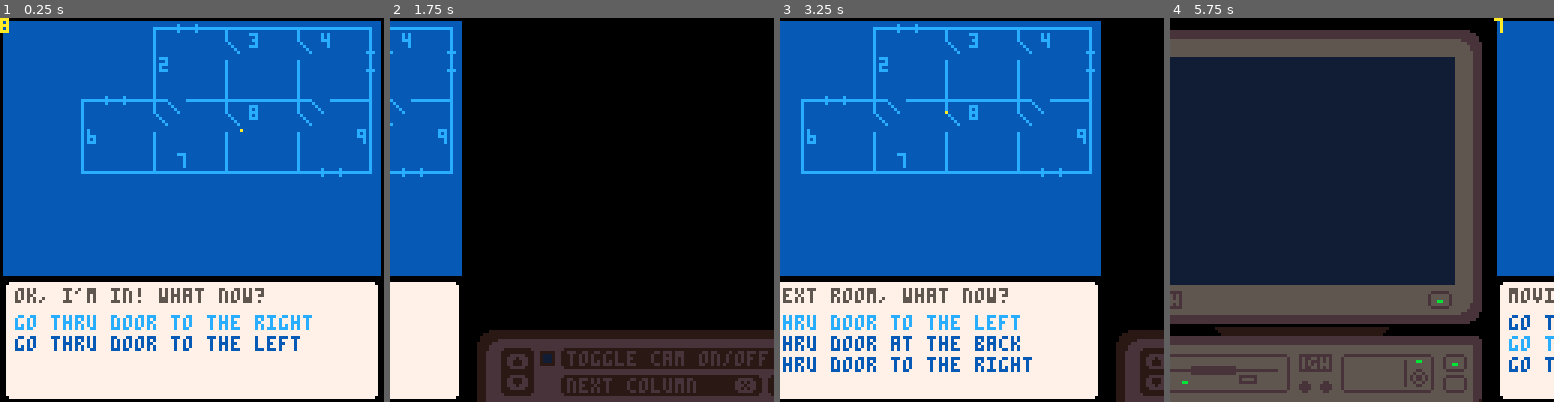
Above: before the commit, frames 1-4 (left to right).
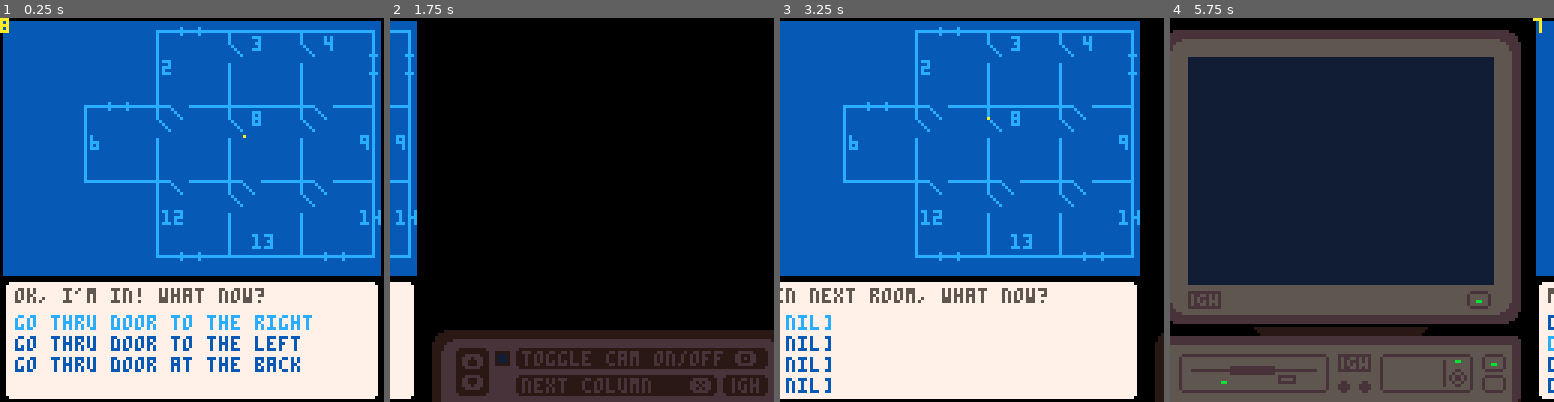
Above: after the commit, the same moments.

Repository: ironchestgames/pico-8-carts
Game: PICO-8 cartridge hackheist.p8
Same seed, same stepped clock (60 frames per second), same inputs: the game is played once before the commit and once after it.
Inputs:
- Up to frame 1 (0.25 s): no input
- Up to frame 2 (1.75 s): tap O (Z key) at 0.7, 1.7 s; hold Right from 1.6 s (still down)
- Up to frame 3 (3.25 s): release Right at 2.1 s; tap O (Z key) at 2.1, 2.5, 2.9 s; hold Up 2.15-2.42 s; hold Right 2.47-3.03 s; hold Left from 3.08 s (still down)
- Up to frame 4 (5.75 s): tap O (Z key) every 0.4 s from 3.3 to 5.7 s; release Left at 3.58 s; hold Down 3.63-3.97 s; hold Right 4.02-4.68 s; hold Up 4.73-5.03 s; hold Left 5.08-5.68 s; hold Down from 5.73 s (still down)

The runs differ from the first frame. In frame 1, 8.5% of the frame differs, in the area x 3-100%, y 1-93%; in frame 2, 17%; in frame 3, 23%; in frame 4, 25%, in the area x 0-100%, y 0-100%.

Commit message:
hackheist - refactors

Diff:
--- a/hackheist.p8
+++ b/hackheist.p8
@@ -31,7 +31,7 @@
  {
   x=0,y=0,
   w=24,h=48,
-  walls={
+  objs={
    { -- west
     {},
     {},
@@ -53,7 +53,7 @@
  {
   x=24,y=0,
   w=24,h=24,
-  walls={
+  objs={
    { -- west
     { typ='door', leadsto=1, relative='at the back', xoff=0, yoff=6 },
     {},
@@ -75,7 +75,7 @@
  {
   x=24,y=24,
   w=24,h=24,
-  walls={
+  objs={
    { -- west
     { typ='computer', loot={ 'cute cat pictures', worth=5 }, xoff=2, yoff=3 },
     {},
@@ -101,6 +101,7 @@
 
 partner={
  room=1,
+ lastroom=1,
  xoff=5,
  yoff=10,
  c=0,
@@ -113,24 +114,24 @@
 function _init()
  rooms={}
 
+ -- west - 1,2
+ -- north - 3,4
+ -- east - 5,6
+ -- south - 7,8
+
  local _rooms={}
  for _i=0,14 do
   _rooms[_i]={
    id=_i,
    x=(_i%5)*24,
-   y=flr(_i/5)*24,
+   y=flr(_i/5)*25,
    w=24,
-   h=24,
-   walls={
-    {{},{}}, -- west
-    {{},{}}, -- north
-    {{},{}}, -- east
-    {{},{}}, -- south
-   }
+   h=25,
+   objs={{},{},{},{},{},{},{},{},},
   }
  end
 
- local _stepcount=12
+ local _stepcount=20
  local _x=flrrnd(5)
  local _y=flrrnd(3)
 
@@ -139,6 +140,7 @@
  local _dirs={-1,1}
  local _i=1
  while _i <= _stepcount do
+  ::continue::
   local _nextx=_x
   local _nexty=_y
   if rnd() > .5 then
@@ -147,22 +149,38 @@
    _nextx+=_dirs[flrrnd(2)+1]
   end
 
-  if _nextx < 5 and _nextx >= 0 and _nexty < 2 and _nexty >= 0 then
-   local _curroom=_rooms[_x+_y*5]
-   local _nextroom=_rooms[_nextx+_nexty*5]
-
+  local _curroom=_rooms[_x+_y*5]
+  local _nextroom=_rooms[_nextx+_nexty*5]
+  local _doorcount=0
+  local _doorcountnext=0
+
+  for _j=1,8 do
+   if _curroom.objs[_j].typ == 'door' then
+    _doorcount+=1
+   end
+   if _nextroom and _nextroom.objs[_j].typ == 'door' then
+    _doorcountnext+=1
+   end
+
+   if _doorcount > 3 or _doorcountnext > 3 then
+    _i+=1
+    goto continue
+   end
+  end
+
+  if _nextx < 5 and _nextx >= 0 and _nexty < 3 and _nexty >= 0 then
    if _nexty - _y == 1 then -- down
-    _curroom.walls[4][1]={ typ='door', leadsto=_nextroom.id, relative='', xoff=4, yoff=24 }
-    _nextroom.walls[2][1]={ typ='door', leadsto=_curroom.id, relative='', xoff=4, yoff=0 }
+    _curroom.objs[7]={ typ='door', leadsto=_nextroom.id, xoff=4, yoff=25 }
+    _nextroom.objs[3]={ typ='door', leadsto=_curroom.id, xoff=4, yoff=0 }
    elseif _nexty - _y == -1 then -- up
-    _curroom.walls[2][1]={ typ='door', leadsto=_nextroom.id, relative='', xoff=4, yoff=0 }
-    _nextroom.walls[4][1]={ typ='door', leadsto=_curroom.id, relative='', xoff=4, yoff=24 }
-   elseif _nextx - _x == 1 then -- left
-    _curroom.walls[3][1]={ typ='door', leadsto=_nextroom.id, relative='', xoff=24, yoff=4 }
-    _nextroom.walls[1][1]={ typ='door', leadsto=_curroom.id, relative='', xoff=0, yoff=4 }
-   elseif _nextx - _x == -1 then -- right
-    _curroom.walls[1][1]={ typ='door', leadsto=_nextroom.id, relative='', xoff=0, yoff=4 }
-    _nextroom.walls[3][1]={ typ='door', leadsto=_curroom.id, relative='', xoff=24, yoff=4 }
+    _curroom.objs[3]={ typ='door', leadsto=_nextroom.id, xoff=4, yoff=0 }
+    _nextroom.objs[7]={ typ='door', leadsto=_curroom.id, xoff=4, yoff=25 }
+   elseif _nextx - _x == 1 then -- right
+    _curroom.objs[5]={ typ='door', leadsto=_nextroom.id, xoff=24, yoff=4 }
+    _nextroom.objs[1]={ typ='door', leadsto=_curroom.id, xoff=0, yoff=4 }
+   elseif _nextx - _x == -1 then -- left
+    _curroom.objs[1]={ typ='door', leadsto=_nextroom.id, xoff=0, yoff=4 }
+    _nextroom.objs[5]={ typ='door', leadsto=_curroom.id, xoff=24, yoff=4 }
    end
 
    _x=_nextx
@@ -172,55 +190,69 @@
  end
 
  -- put camera on doorless wall
- local _pos={
-  {x=2,y=10}, -- west
-  {x=8,y=2}, -- north
-  {x=20,y=10}, -- east
-  {x=8,y=18}, -- south
- }
  local _camrelstrs={
-  { -- west
+  [1]={ -- west
+   nil, -- west
    nil, -- west
    'go thru door to the left', -- north
+   'go thru door to the left', -- north
+   'go thru door at the back', -- east
    'go thru door at the back', -- east
    'go thru door to the right', -- south
+   'go thru door to the right', -- south
   },
-  { -- north
+  [3]={ -- north
+   'go thru door to the right', -- west
    'go thru door to the right', -- west
    nil, -- north
+   nil, -- north
+   'go thru door to the left', -- east
    'go thru door to the left', -- east
    'go thru door at the back', -- south
+   'go thru door at the back', -- south
   },
-  { -- east
+  [5]={ -- east
+   'go thru door at the back', -- west
    'go thru door at the back', -- west
    'go thru door to the right', -- north
+   'go thru door to the right', -- north
+   nil, -- east
    nil, -- east
    'go thru door to the left', -- south
+   'go thru door to the left', -- south
   },
-  { -- south
+  [7]={ -- south
+   'go thru door to the left', -- west
    'go thru door to the left', -- west
    'go thru door at the back', -- north
+   'go thru door at the back', -- north
    'go thru door to the right', -- east
+   'go thru door to the right', -- east
+   nil, -- south
    nil, -- south
   },
  }
 
+ local _pos={
+  [1]={x=2,y=10}, -- west
+  [3]={x=8,y=2}, -- north
+  [5]={x=20,y=10}, -- east
+  [7]={x=8,y=18}, -- south
+ }
+
+ local _dirs={1,3,5,7}
+
  for _i=0,14 do
-  _room=_rooms[_i]
-  for _j=1,4 do
-   local _wall=_room.walls[_j]
-   if not (_wall[1].typ == 'door' or _wall[2].typ == 'door') then
-    _wall[1]={ typ='camera', id=_room.id, xoff=_pos[_j].x, yoff=_pos[_j].y }
-
-    -- add relative string to doors
-    for _k=1,4 do
-     local _otherwall=_room.walls[_k]
-     if _wall != _otherwall then
-      for _item in all(_otherwall) do
-       if _item.typ == 'door' then
-        _item.str=_camrelstrs[_j][_k]
-       end
-      end
+  local _room=_rooms[_i]
+  for _dir in all(_dirs) do
+   if _room.objs[_dir].typ != 'door' then
+    _room.objs[_dir]={ typ='camera', id=_room.id, xoff=_pos[_dir].x, yoff=_pos[_dir].y }
+
+    -- add string to doors
+    for _k=1,8 do
+     local _obj=_room.objs[_k]
+     if _obj.typ == 'door' then
+      _obj.str=_camrelstrs[_dir][_k]
      end
     end
 
@@ -232,10 +264,10 @@
 
  -- add only rooms w doors
  for _i=0,14 do
-  _room=_rooms[_i]
+  local _room=_rooms[_i]
   local _hasdoor
-  for _wall in all(_room.walls) do
-   if _wall[1].typ == 'door' or _wall[2].typ == 'door' then
+  for _obj in all(_room.objs) do
+   if _obj.typ == 'door' then
     _hasdoor=true
     break
    end
@@ -246,22 +278,20 @@
   end
  end
 
+ -- add windows
  local _min1window
  for _i=0,14 do
   local _room=rooms[_i]
   if _room and (rnd() > .5 or not _min1window) then
-   if (_i == 6 or _i == 11 or rooms[_i-1] == nil) and _room.walls[1][1].typ != 'camera' then -- west
-    _room.walls[1][1]={ typ='window', xoff=-1, yoff=8 }
-    _min1window=true
-   elseif (_i <= 5 or rooms[_i-5] == nil) and _room.walls[2][1].typ != 'camera' then  -- north
-    _room.walls[2][1]={ typ='window', xoff=8, yoff=-1 }
-    _min1window=true
-   elseif (_i == 5 or _i == 10 or rooms[_i+1] == nil) and _room.walls[3][1].typ != 'camera' then -- east
-    _room.walls[3][1]={ typ='window', xoff=23, yoff=8 }
-    _min1window=true
-   elseif (_i > 5 or rooms[_i+5] == nil) and _room.walls[4][1].typ != 'camera' then -- south
-    _room.walls[4][1]={ typ='window', xoff=8, yoff=23 }
-    _min1window=true
+   if _i == 5 or _i == 10 or rooms[_i-1] == nil and _room.objs[1].typ != 'camera' then -- west
+    _room.objs[1]={ typ='window', xoff=-1, yoff=8 }
+   elseif (_i == 4 or _i == 9 or rooms[_i+1] == nil) and _room.objs[5].typ != 'camera' then -- east
+    _room.objs[5]={ typ='window', xoff=23, yoff=8 }
+   elseif (_i <= 5 or rooms[_i-5] == nil) and _room.objs[3].typ != 'camera' then  -- north
+    _room.objs[3]={ typ='window', xoff=8, yoff=-1 }
+   elseif (_i >= 10 or rooms[_i+5] == nil) and _room.objs[7].typ != 'camera' then -- south
+    _room.objs[7]={ typ='window', xoff=8, yoff=24 }
+   --  _min1window=true
    end
   end
  end
@@ -292,60 +322,58 @@
  menus[0]={}
  local _escapeadded,_hideadded
  local _curroom=rooms[partner.room]
- for _wall in all(_curroom.walls) do
-  for _item in all(_wall) do
-   if _item.typ == 'window' and not _escapeadded then
+ for _obj in all(_curroom.objs) do
+  if _obj.typ == 'window' and not _escapeadded then
+   add(menus[0],{
+    str='escape thru window',
+    f=function()
+     partner.obj=_obj
+     partner.state='escaping'
+     partner.c=120
+     partner.ismoving=true
+     msgstr='moving...'
+    end,
+   })
+   _escapeadded=true
+
+  elseif _obj.typ == 'door' then
+   add(menus[0],{
+    str=_obj.str,
+    f=function()
+     partner.obj=_obj
+     partner.state='roomchanging'
+     partner.c=60
+     partner.ismoving=true
+     msgstr='moving...'
+    end,
+   })
+
+  elseif _obj.typ == 'computer' then
+
+   if _obj.loot and partner.state != 'hacking' then
     add(menus[0],{
-     str='escape thru window',
+     str='hack computer',
      f=function()
-      partner.item=_item
-      partner.state='escaping'
+      partner.obj=_obj
+      partner.state='hacking'
+      partner.c=240
+      partner.ismoving=true
+      msgstr='moving...'
+     end,
+    })
+   end
+
+   if _hideadded == nil and partner.state != 'prehiding' then
+    add(menus[0],{
+     str='hide!',
+     f=function()
+      partner.obj=_obj
+      partner.state='prehiding'
       partner.c=120
       partner.ismoving=true
       msgstr='moving...'
      end,
     })
-    _escapeadded=true
-
-   elseif _item.typ == 'door' then
-    add(menus[0],{
-     str=_item.str,
-     f=function()
-      partner.item=_item
-      partner.state='roomchanging'
-      partner.c=60
-      partner.ismoving=true
-      msgstr='moving...'
-     end,
-    })
-
-   elseif _item.typ == 'computer' then
-
-    if _item.loot and partner.state != 'hacking' then
-     add(menus[0],{
-      str='hack computer',
-      f=function()
-       partner.item=_item
-       partner.state='hacking'
-       partner.c=240
-       partner.ismoving=true
-       msgstr='moving...'
-      end,
-     })
-    end
-
-    if _hideadded == nil and partner.state != 'prehiding' then
-     add(menus[0],{
-      str='hide!',
-      f=function()
-       partner.item=_item
-       partner.state='prehiding'
-       partner.c=120
-       partner.ismoving=true
-       msgstr='moving...'
-      end,
-     })
-    end
    end
   end
  end
@@ -364,7 +392,7 @@
   menus[0]={{
    str='hide!',
    f=function()
-    partner.item=_item
+    partner.obj=_obj
     partner.state='prehiding'
     partner.c=120
    end,
@@ -402,15 +430,17 @@
 
  -- update camera
  local _camendx=screensel*128
- camerax+=(_camendx-camerax)/6
+ if abs(_camendx-camerax) > 0 then
+  camerax+=(_camendx-camerax)/4
+ end
  camera(camerax,0)
 
  -- update partner
  if partner.ismoving then
-  local _a=atan2(partner.item.xoff-partner.xoff,partner.item.yoff-partner.yoff)
+  local _a=atan2(partner.obj.xoff-partner.xoff,partner.obj.yoff-partner.yoff)
   partner.xoff+=cos(_a)*0.1
   partner.yoff+=sin(_a)*0.1
-  if dist(partner.xoff,partner.yoff,partner.item.xoff,partner.item.yoff) < 2 then
+  if dist(partner.xoff,partner.yoff,partner.obj.xoff,partner.obj.yoff) < 2 then
    partner.ismoving=nil
   end
 
@@ -432,16 +462,14 @@
   if partner.c <= 0 then
 
    if partner.state == 'roomchanging' then
-    local _oldroom=partner.room
-    partner.room=partner.item.leadsto
+    partner.lastroom=partner.room
+    partner.room=partner.obj.leadsto
     local _curroom=rooms[partner.room]
-    for _wall in all(_curroom.walls) do
-     for _item in all(_wall) do
-      if _item.leadsto == _oldroom then
-       partner.item=nil
-       partner.xoff=_item.xoff
-       partner.yoff=_item.yoff
-      end
+    for _obj in all(_curroom.objs) do
+     if _obj.leadsto == partner.lastroom then
+      partner.obj=nil
+      partner.xoff=_obj.xoff
+      partner.yoff=_obj.yoff
      end
     end
 
@@ -449,8 +477,8 @@
     msgstr='in next room, what now?'
 
    elseif partner.state == 'hacking' then
-    add(partner.loot,partner.item.loot)
-    partner.item.loot=nil
+    add(partner.loot,partner.obj.loot)
+    partner.obj.loot=nil
 
     msgstr='got the goods!'
     partner.state='idling'
@@ -502,8 +530,8 @@
  for _i=0,14 do
   local _room=rooms[_i]
   if _room then
-   local _x=3+_room.x
-   local _y=3+_room.y
+   local _x=4+_room.x
+   local _y=4+_room.y
    local _x2=_x+_room.w
    local _y2=_y+_room.h
 
@@ -514,62 +542,32 @@
  for _i=0,14 do
   local _room=rooms[_i]
   if _room then
-   local _x=3+_room.x
-   local _y=3+_room.y
-
-   for _i=1,4 do
-    local _wall=_room.walls[_i]
-    local _horiz=_i%2 == 0
-    -- local _offsetfactor=_i > 2 and 1 or 0
-
-    for _item in all(_wall) do
-     if _item.worth then
-      print('?',_x+_item.xoff,_y+_item.yoff,7)
-
-     elseif _item.typ == 'camera' then
-      print(_item.id,_x+_item.xoff,_y+_item.yoff,12)
-
-     elseif _item.typ == 'window' then
-      if _horiz then
-       sspr(0,0,7,3,_x+_item.xoff,_y+_item.yoff)
-      else
-       sspr(7,0,3,7,_x+_item.xoff,_y+_item.yoff)
-      end
-
-     elseif _item.typ == 'door' then
-      if _horiz then
-       sspr(15,0,7,5,_x+_item.xoff,_y+_item.yoff)
-      else
-       sspr(10,0,5,7,_x+_item.xoff,_y+_item.yoff)
-      end
+   local _x=4+_room.x
+   local _y=4+_room.y
+
+   for _j=1,8 do
+    local _obj=_room.objs[_j]
+    local _horiz=-flr(-(_j/2))%2 == 0
+
+    if _obj.worth then
+     print('?',_x+_obj.xoff,_y+_obj.yoff,7)
+
+    elseif _obj.typ == 'camera' then
+     print(_obj.id,_x+_obj.xoff,_y+_obj.yoff,12)
+
+    elseif _obj.typ == 'window' then
+     if _horiz then
+      sspr(0,0,7,3,_x+_obj.xoff,_y+_obj.yoff)
+     else
+      sspr(7,0,3,7,_x+_obj.xoff,_y+_obj.yoff)
      end
 
-     -- for _j=1,2 do
-     -- local _item=_wall[_j]
-     -- local _itemx=_room.w/5+(_room.w/5)*(_j-1)*2
-     -- local _itemy=_room.h/5+(_room.h/5)*(_j-1)*2
-
-     -- if _item.typ == 'camera' then
-     --  if _horiz then
-     --   print(_item.id,_x+2+(_j-1)*(_room.w-6),_y+2+_offsetfactor*(_room.h-8),12)
-     --  else
-     --   print(_item.id,_x+2+_offsetfactor*(_room.w-6),_y+2+(_j-1)*(_room.h-8),12)
-     --  end
-
-     -- elseif _item.typ == 'window' then
-     --  if _horiz then
-     --   sspr(0,0,7,3,_x+_itemx,_y-1+(_offsetfactor*_room.h))
-     --  else
-     --   sspr(7,0,3,7,_x-1+(_offsetfactor*_room.w),_y+_itemy)
-     --  end
-
-     -- elseif _item.typ == 'door' then
-     --  if _horiz then
-     --   sspr(15,0,7,5,_x+_itemx,_y+(_offsetfactor*_room.h))
-     --  else
-     --   sspr(10,0,5,7,_x+(_offsetfactor*_room.w),_y+_itemy)
-     --  end
-     -- end
+    elseif _obj.typ == 'door' then
+     if _horiz then
+      sspr(15,0,7,5,_x+_obj.xoff,_y+_obj.yoff)
+     else
+      sspr(10,0,5,7,_x+_obj.xoff,_y+_obj.yoff)
+     end
     end
    end
   end
@@ -577,7 +575,7 @@
 
  -- debug draw partner in blueprint
  print(partner.room,0,0,10)
- pset(3+rooms[partner.room].x+partner.xoff,3+rooms[partner.room].y+partner.yoff,10)
+ pset(4+rooms[partner.room].x+partner.xoff,4+rooms[partner.room].y+partner.yoff,10)
 
  -- draw menus[0]
  rectfill(2,88,125,126,7)
@@ -608,12 +606,12 @@
 end
 
 __gfx__
-ceeeeeccccceeeecffffffee7e000000000000000000000000000000000000000000000000000000000000000000000000000000000000000000000000000000
-cccccccecefceeeeceeeeee777000000000000000000000000000000000000000000000000000000000000000000000000000000000000000000000000000000
-ceeeeececefeceeeeceeeee77e000000000000000000000000000000000000000000000000000000000000000000000000000000000000000000000000000000
-0000000ecefeeceeeeceeeee77000000000000000000000000000000000000000000000000000000000000000000000000000000000000000000000000000000
-0000000ecefeeeceeeeceee777000000000000000000000000000000000000000000000000000000000000000000000000000000000000000000000000000000
-0000000ecefeeee0000000ee7e000000000000000000000000000000000000000000000000000000000000000000000000000000000000000000000000000000
+ceeeeeccccceeeecffffffeee7e00000000000000000000000000000000000000000000000000000000000000000000000000000000000000000000000000000
+cccccccecefceeeeceeeeeee77700000000000000000000000000000000000000000000000000000000000000000000000000000000000000000000000000000
+ceeeeececefeceeeeceeeeee77e00000000000000000000000000000000000000000000000000000000000000000000000000000000000000000000000000000
+0000000ecefeeceeeeceeeeee7700000000000000000000000000000000000000000000000000000000000000000000000000000000000000000000000000000
+0000000ecefeeeceeeeceeee77700000000000000000000000000000000000000000000000000000000000000000000000000000000000000000000000000000
+0000000ecefeeee0000000eee7e00000000000000000000000000000000000000000000000000000000000000000000000000000000000000000000000000000
 0000000cccfeeee00000000000000000000000000000000000000000000000000000000000000000000000000000000000000000000000000000000000000000
 00000000000000000000000000000000000000000000000000000000000000000000000000000000000000000000000000000000000000000000000000000000
 00000000000000000000000000000000000000000000000000000000000000000000000000000000000000000000000000000000000000000000000000000000
@@ -663,15 +661,15 @@
 00000000000000000000000000000000000000000000000000000000000000000000000000000000000000000000000000000000000000000000000000000000
 00000000000000000000000000000000000000000000000000000000000000000000000000000000000000000000000000000000000000000000000000000000
 00000000000000000000000000000000000000000000000000000000000000000000000000000000000000000000000000000000000000000000000000000000
+00000000000000000000000000000000000000000000000000000000000000000000000000000000000000000000000000000000000000000000000000000000
 0000000044444eee44444eee00000000000000000000000000000000000000000000000000000000000000000000000000000000000000000000000000000000
-000000004aaa4eee41114eee00000000000000000000000000000000000000000000000000000000000000000000000000000000000000000000000000000000
-000000004aaa4eee41114eee00000000000000000000000000000000000000000000000000000000000000000000000000000000000000000000000000000000
-eeaaaee04aaa4eee41114eee00000000000000000000000000000000000000000000000000000000000000000000000000000000000000000000000000000000
-eaeeeae044444eee44444eee00000000000000000000000000000000000000000000000000000000000000000000000000000000000000000000000000000000
+0000000041114eee4aaa4eee00000000000000000000000000000000000000000000000000000000000000000000000000000000000000000000000000000000
+eeaaaee041114eee4aaa4eee00000000000000000000000000000000000000000000000000000000000000000000000000000000000000000000000000000000
+eaeeeae041114eee4aaa4eee00000000000000000000000000000000000000000000000000000000000000000000000000000000000000000000000000000000
+aeeeeea044444eee44444eee00000000000000000000000000000000000000000000000000000000000000000000000000000000000000000000000000000000
 aeeeeea0eeeeeeeeeeeeeeee00000000000000000000000000000000000000000000000000000000000000000000000000000000000000000000000000000000
 aeeeeea0eeeeeeeeeeeeeeee00000000000000000000000000000000000000000000000000000000000000000000000000000000000000000000000000000000
 aeeeeea0eeeeeeeeeeeeeeee00000000000000000000000000000000000000000000000000000000000000000000000000000000000000000000000000000000
-aeeeeea0000000000000000000000000000000000000000000000000000000000000000000000000000000000000000000000000000000000000000000000000
 aeeeeea0000000000000000000000000000000000000000000000000000000000000000000000000000000000000000000000000000000000000000000000000
 eaeeeae0000000000000000000000000000000000000000000000000000000000000000000000000000000000000000000000000000000000000000000000000
 eeaaaee0000000000000000000000000000000000000000000000000000000000000000000000000000000000000000000000000000000000000000000000000
